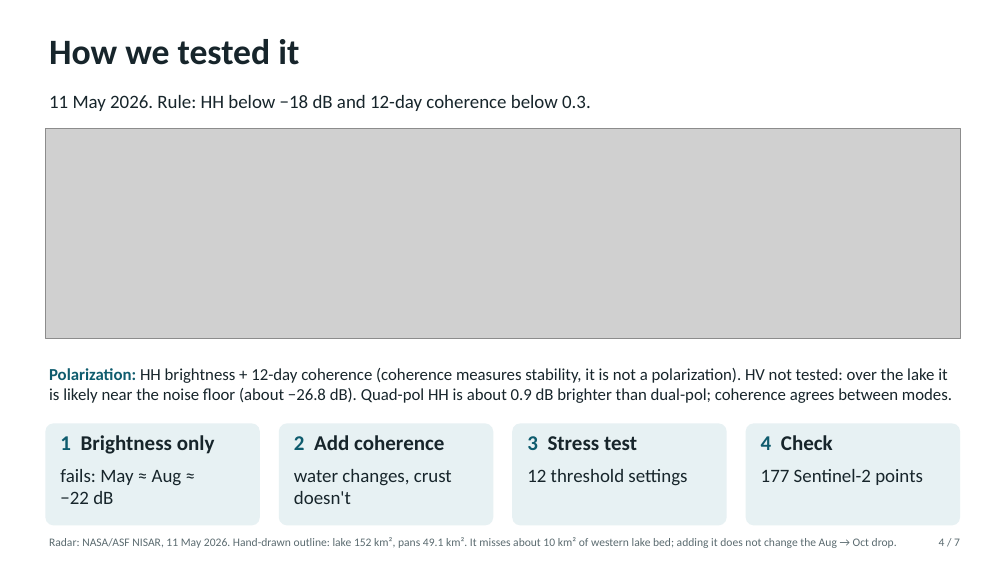
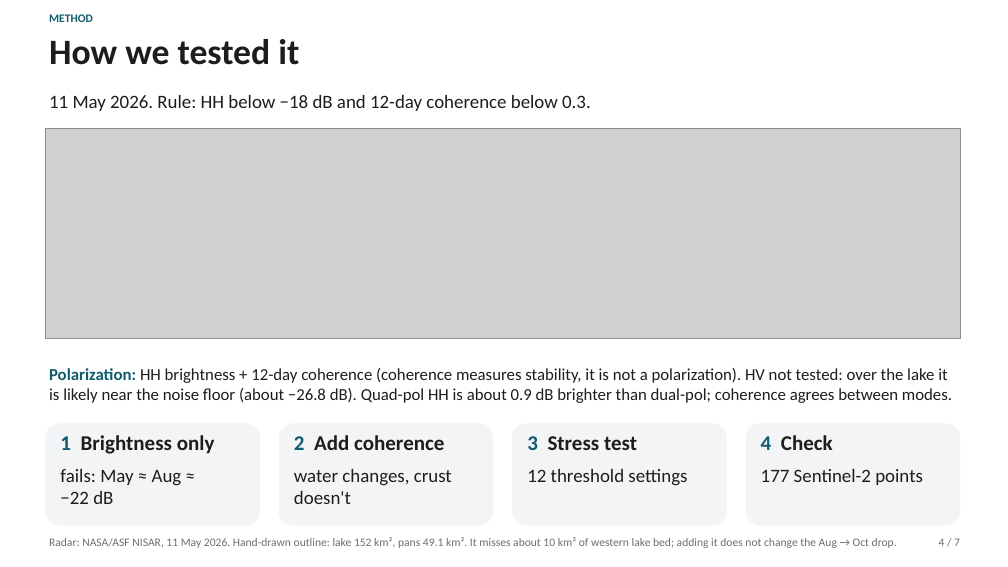
Before and after one commit to lokesh09s/sambhar-watch, a slide deck: slide 4 of docs/slides/Sambhar_Watch.pptx. Drawn at 1008x567 pixels with LibreOffice and Linux fonts; fonts in the diff are those of the drawing; grey boxes stand for pictures. Boxes give left, top, right and bottom in pixels: in the first picture for what was removed or moved away, otherwise in the second. Text is boxed around its words. In the diff, an @@ line names an element or a change of style, - is before the commit and + after.

```diff
--- a/docs/slides/Sambhar_Watch.pptx
+++ b/docs/slides/Sambhar_Watch.pptx
@@ text added at [49, 14, 93, 22], 11 pt, text #0F5C6E, bold @@
+METHOD
@@ fill #E7F1F3 to #F2F4F6; proportions changed in 4 elements at [45, 423, 260, 526], [279, 423, 494, 526], [512, 423, 727, 526], [746, 423, 960, 526] @@
@@ text "Radar: NASA/ASF NISAR, 11 May ..." at [49, 537, 897, 548]: text colour #5B6B70 to #6E6E73 @@
@@ text "4 / 7" at [939, 538, 960, 546]: text colour #5B6B70 to #6E6E73 @@
```
Also in this commit, not shown: 6 other slides changed, 3 other files.
